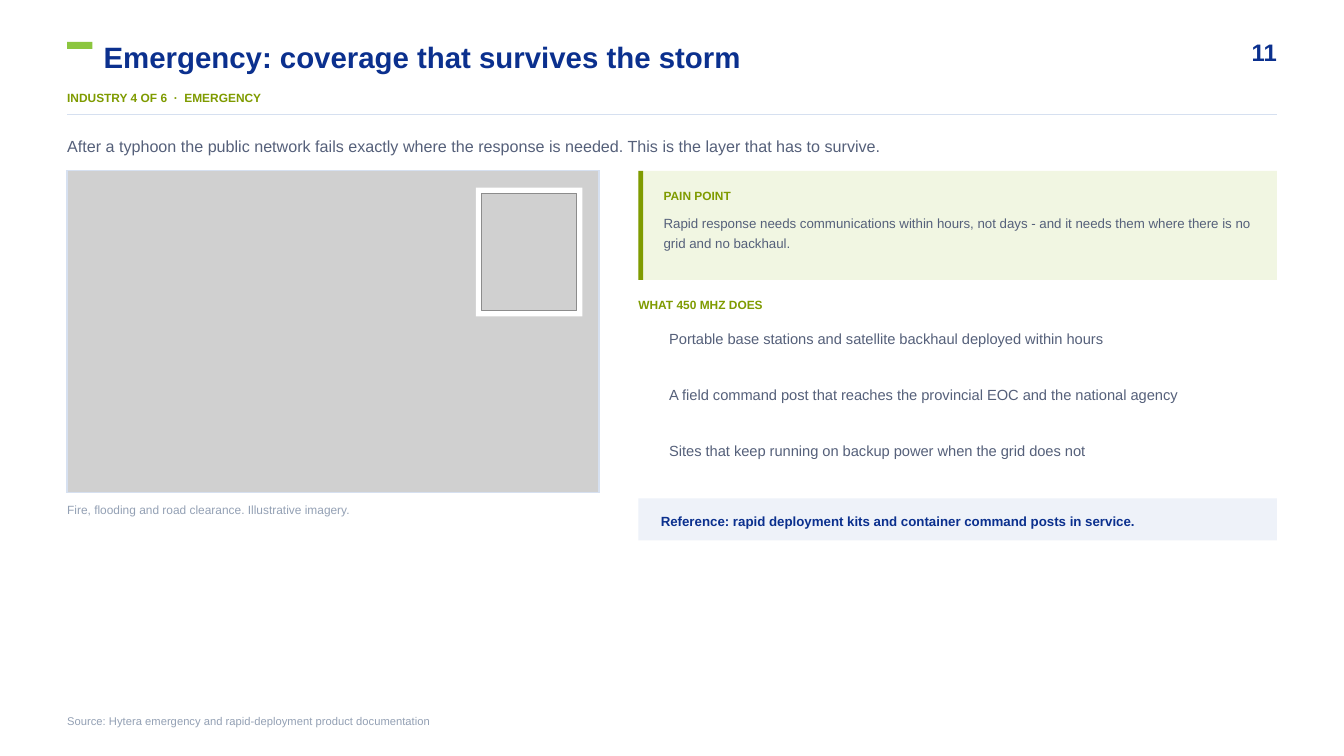
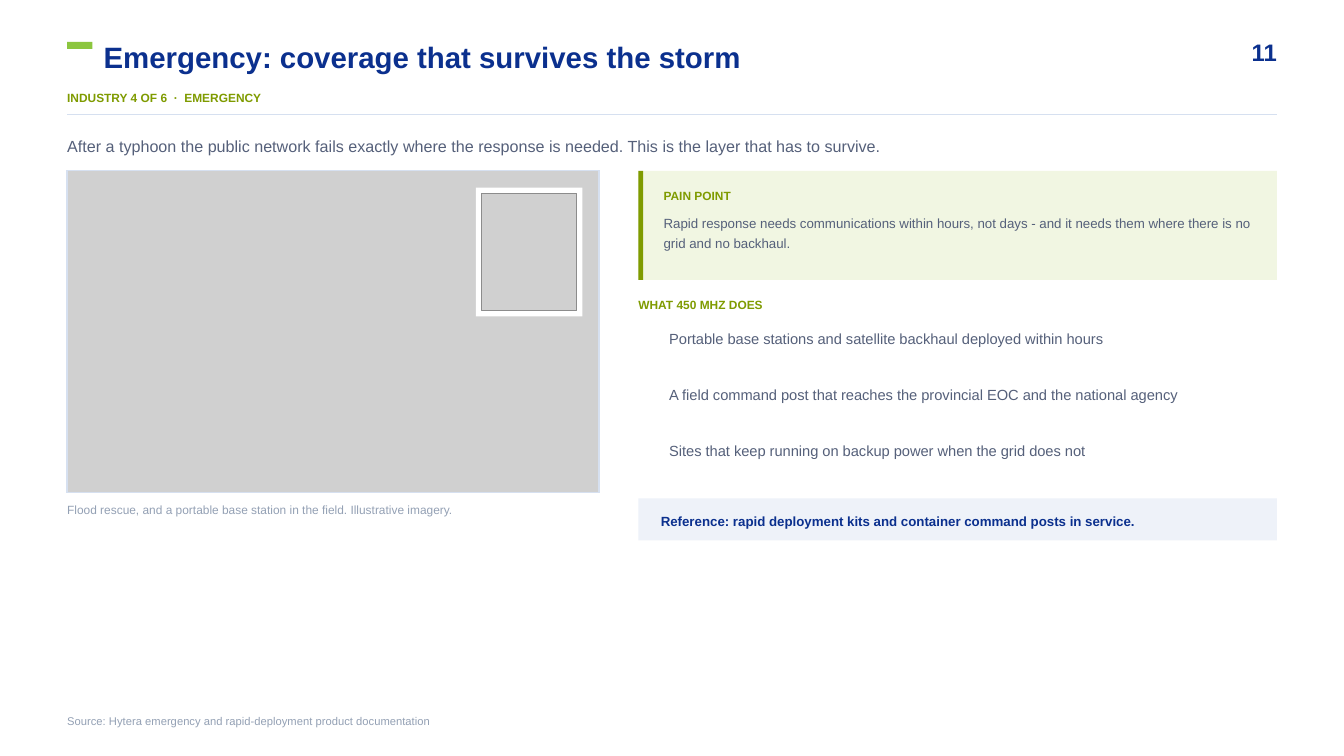
Before and after one commit to mearneste4-max/Philippines-450M, a slide deck: slide 11 of 01_交付物/菲律宾450M方案_v7.pptx. Drawn at 1344x756 pixels with LibreOffice and Linux fonts; fonts in the diff are those of the drawing; grey boxes stand for pictures; background and template pictures are left out. Boxes give left, top, right and bottom in pixels: in the first picture for what was removed or moved away, otherwise in the second. Text is boxed around its words. In the diff, an @@ line names an element or a change of style, - is before the commit and + after.

```diff
--- a/01_交付物/菲律宾450M方案_v7.pptx
+++ b/01_交付物/菲律宾450M方案_v7.pptx
@@ text at [67, 505, 452, 517]: text changed @@
-Fire, flooding and road clearance. Illustrative imagery.
+Flood rescue, and a portable base station in the field. Illustrative imagery.
```
Also in this commit, not shown: 14 other slides changed, 40 other files.
